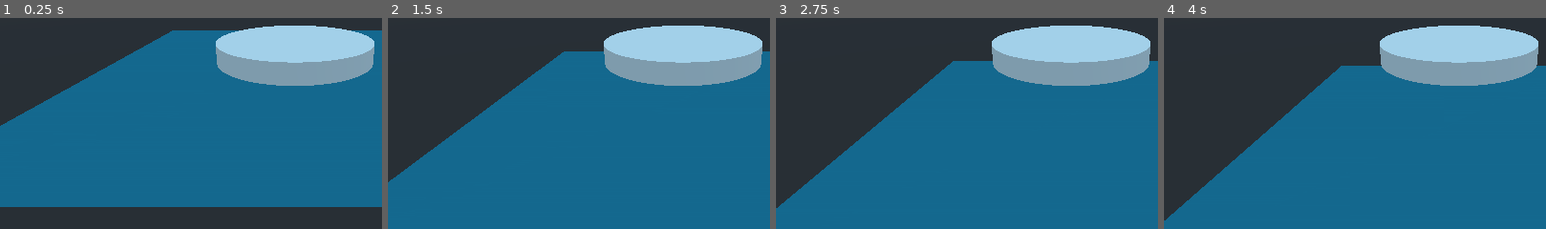
Above: before the commit, frames 1-4 (left to right).
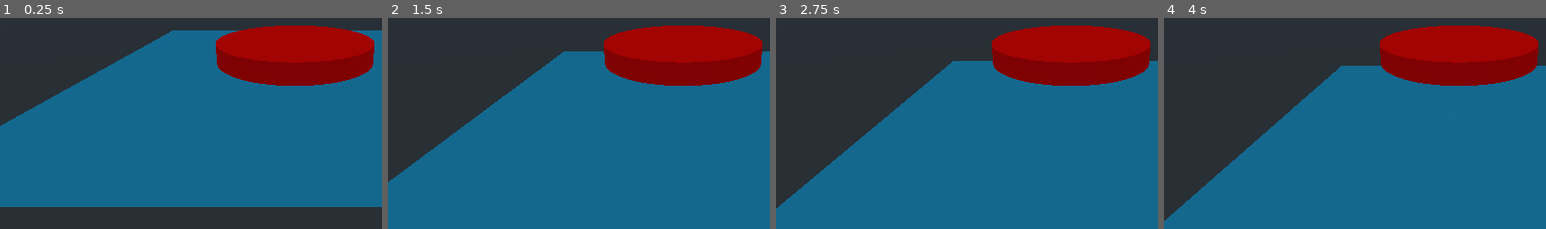
Above: after the commit, the same moments.

Repository: ObfuscatedOwl/Islands-Game
Game: Godot game, scene res://OceanTest.tscn
Same seed, same stepped clock (60 frames per second), same inputs: the game is played once before the commit and once after it.
Inputs (mouse positions are % of the whole screen's width and height, from its top left):
- Up to frame 1 (0.25 s): no input
- Up to frame 2 (1.5 s): move the mouse to (72, 42) at 0.52 s; click (72, 42) at 0.67 s; move the mouse to (30, 52) at 1.27 s; click (30, 52) at 1.42 s
- Up to frame 3 (2.75 s): move the mouse to (60, 24) at 2.02 s; click (60, 24) at 2.17 s
- Up to frame 4 (4 s): move the mouse to (45, 68) at 2.77 s; click (45, 68) at 2.92 s; move the mouse to (80, 63) at 3.52 s; click (80, 63) at 3.67 s
The pictures show only the part of the screen within x 11-61%, y 33-83%; the shares and areas given below are measured in that part.

The runs differ from the first frame. In frame 1, 10% of the frame differs, in the area x 56-98%, y 3-33%; in frame 2, 10%; in frame 3, 10%; in frame 4, 10%.

Commit message:
Button Colours

Diff:
--- a/Button.gd
+++ b/Button.gd
@@ -4,7 +4,7 @@
 
 # Called when the node enters the scene tree for the first time.
 func _ready():
-	pass # Replace with function body.
+	updateColor() # Replace with function body.
 
 
 # Called every frame. 'delta' is the elapsed time since the previous frame.
@@ -18,3 +18,11 @@
 			activated = not activated
 			print("activated" + str(activated))
 			$"/root/global".ocean.modifyHeight(activated)
+			updateColor()
+
+
+func updateColor():
+	if activated:
+		$"./MeshInstance".get_surface_material(0).albedo_color = Color.green
+	else:
+		$"./MeshInstance".get_surface_material(0).albedo_color = Color.red
--- a/OceanTest.tscn
+++ b/OceanTest.tscn
@@ -7,10 +7,11 @@
 [sub_resource type="CubeMesh" id=1]
 
 [sub_resource type="SpatialMaterial" id=2]
-flags_transparent = true
 
 [sub_resource type="CylinderMesh" id=3]
 height = 0.25
+
+[sub_resource type="SpatialMaterial" id=5]
 
 [sub_resource type="CylinderShape" id=4]
 height = 0.25
@@ -38,7 +39,7 @@
 
 [node name="MeshInstance" type="MeshInstance" parent="Button"]
 mesh = SubResource( 3 )
-material/0 = null
+material/0 = SubResource( 5 )
 
 [node name="Area" type="Area" parent="Button/MeshInstance"]
 
Not shown: 1 places in OceanTest.tscn that only renumber resources
